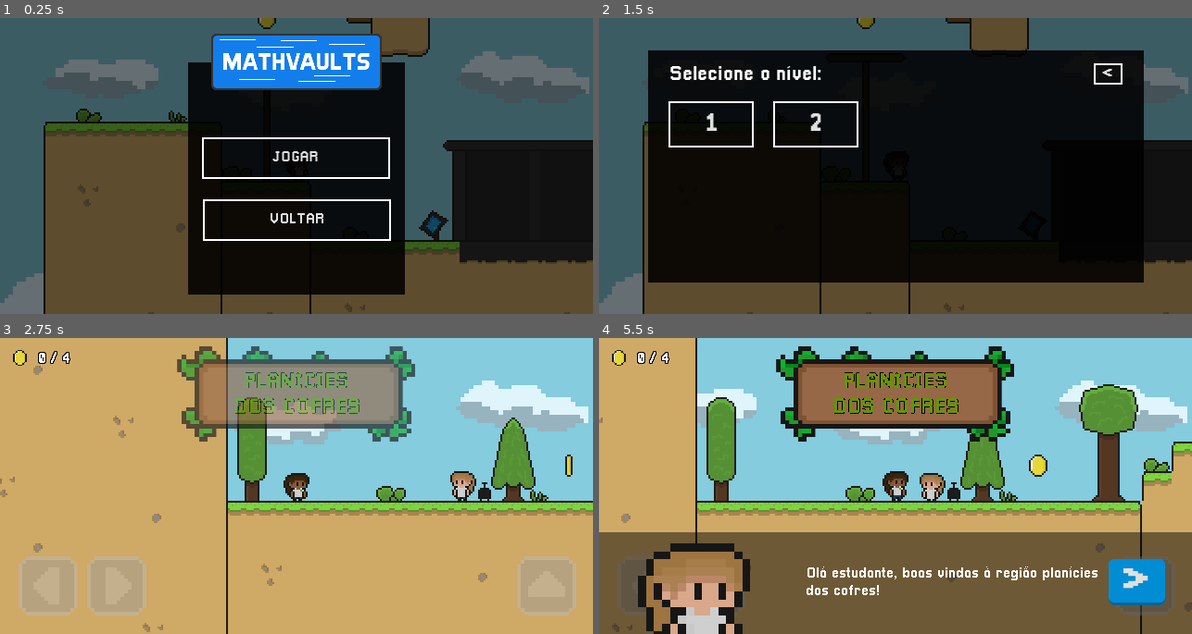
Above: before the commit, frames 1-4 (two rows, left to right).
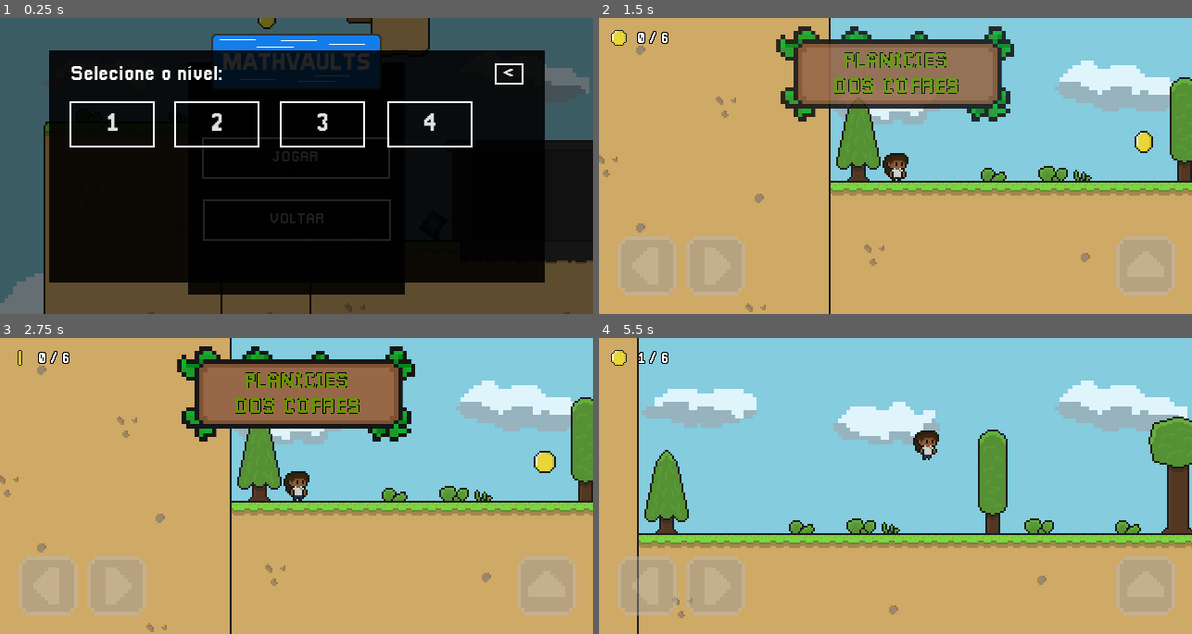
Above: after the commit, the same moments.

Repository: DanilloPitta/MathMinigames
Game: Godot game, scene res://src/Menu/menu.tscn
Same seed, same stepped clock (60 frames per second), same inputs: the game is played once before the commit and once after it.
Inputs (mouse positions are in pixels of both pictures, inside the frame that each line leads up to):
- Up to frame 1 (0.25 s): no input
- Up to frame 2 (1.5 s): click (919, 124) at 0.5 s, where only the run after the commit has a clickable "3"; click (895, 157) at 1.25 s, where only the run before the commit has a clickable "JOGAR"
- Up to frame 3 (2.75 s): click (112, 444) at 2 s, where only the run before the commit has a clickable "1"
- Up to frame 4 (5.5 s): move the mouse to (1025, 471) at 2.77 s; hold Right (ui_right) 2.78-4.28 s; click (1025, 471) at 2.92 s; tap W (jump) at 3.02, 3.77, 5.27 s; move the mouse to (776, 500) at 3.52 s; move the mouse to (954, 420) at 4.27 s; hold Left (ui_left) 4.28-5.03 s; move the mouse to (865, 545) at 5.02 s; hold Right (ui_right) from 5.03 s (still down); click (865, 545) at 5.17 s

The runs differ from the first frame. In frame 1, 36% of the frame differs, in the area x 8-92%, y 10-90%; in frame 2, 99%, in the area x 0-100%, y 0-100%; in frame 3, 15%; in frame 4, 68%.

Commit message:
Update menu.tscn

Diff:
--- a/src/Menu/menu.tscn
+++ b/src/Menu/menu.tscn
@@ -99,7 +99,6 @@
 metadata/_edit_use_anchors_ = true
 
 [node name="LevelSelector" type="ColorRect" parent="."]
-visible = false
 layout_mode = 1
 anchors_preset = 8
 anchor_left = 0.5
@@ -147,6 +146,28 @@
 script = ExtResource("5_4njvq")
 level_id = 2
 
+[node name="LevelBtn3" type="Button" parent="LevelSelector"]
+custom_minimum_size = Vector2(50, 50)
+offset_left = 248.5
+offset_top = 54.5
+offset_right = 340.5
+offset_bottom = 104.5
+theme_override_font_sizes/font_size = 28
+text = "3"
+script = ExtResource("5_4njvq")
+level_id = 3
+
+[node name="LevelBtn4" type="Button" parent="LevelSelector"]
+custom_minimum_size = Vector2(50, 50)
+offset_left = 364.5
+offset_top = 54.5
+offset_right = 456.5
+offset_bottom = 104.5
+theme_override_font_sizes/font_size = 28
+text = "4"
+script = ExtResource("5_4njvq")
+level_id = 4
+
 [node name="BackBtn" type="Button" parent="LevelSelector"]
 layout_mode = 0
 anchor_left = 0.899065
@@ -159,4 +180,6 @@
 [connection signal="pressed" from="Main/Play" to="." method="_on_play_pressed"]
 [connection signal="pressed" from="LevelSelector/LevelBtn" to="LevelSelector/LevelBtn" method="_on_pressed"]
 [connection signal="pressed" from="LevelSelector/LevelBtn2" to="LevelSelector/LevelBtn2" method="_on_pressed"]
+[connection signal="pressed" from="LevelSelector/LevelBtn3" to="LevelSelector/LevelBtn3" method="_on_pressed"]
+[connection signal="pressed" from="LevelSelector/LevelBtn4" to="LevelSelector/LevelBtn4" method="_on_pressed"]
 [connection signal="pressed" from="LevelSelector/BackBtn" to="." method="_on_back_btn_pressed"]
